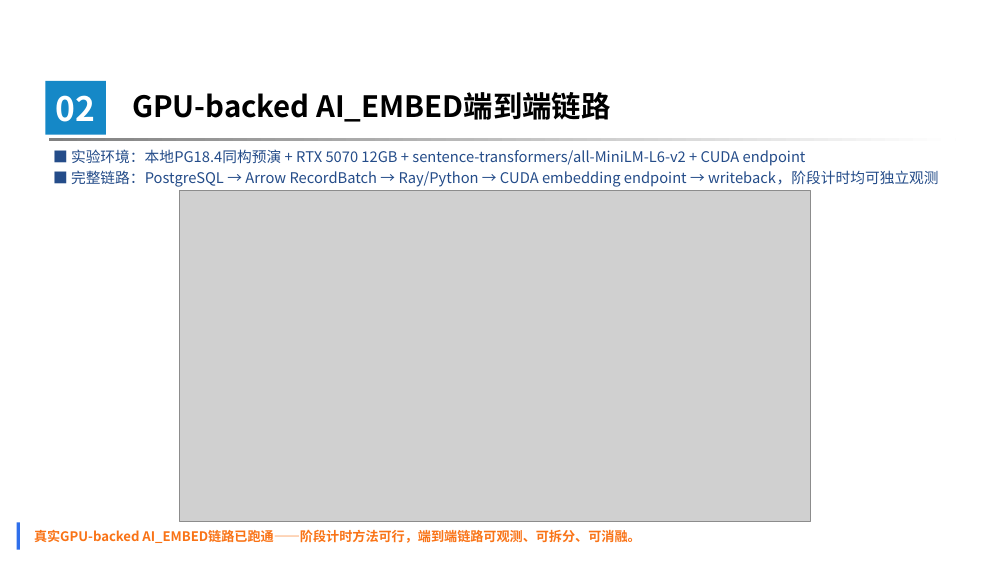
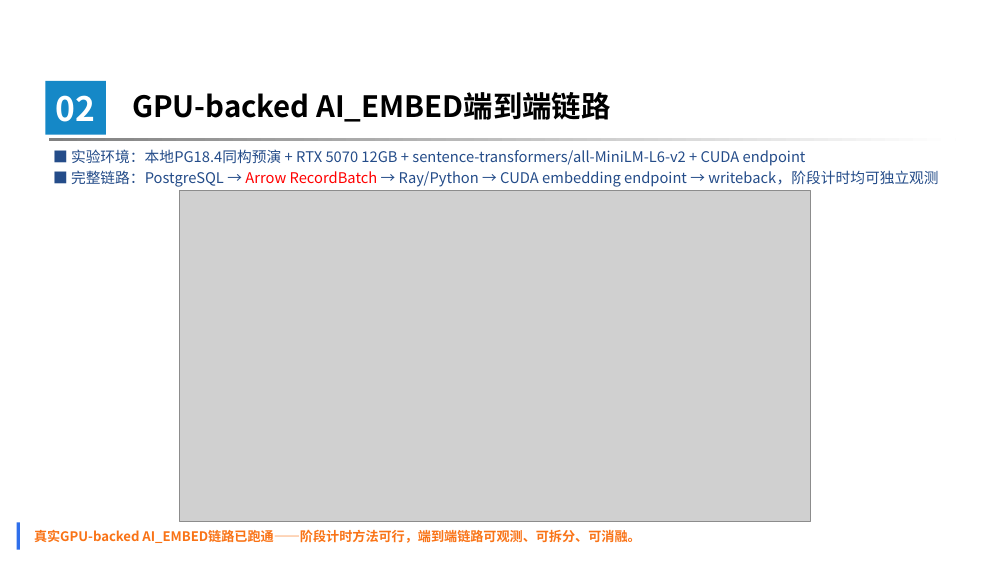
Before and after one commit to 3444374/ai-operator-execution-optimization, a slide deck: slide 7 of opening/slides/opening_defense_20260720_v5.pptx. Drawn at 1008x567 pixels with LibreOffice and Linux fonts; fonts in the diff are those of the drawing; grey boxes stand for pictures; background and template pictures are left out. Boxes give left, top, right and bottom in pixels: in the first picture for what was removed or moved away, otherwise in the second. Text is boxed around its words. In the diff, an @@ line names an element or a change of style, - is before the commit and + after.

```diff
--- a/opening/slides/opening_defense_20260720_v5.pptx
+++ b/opening/slides/opening_defense_20260720_v5.pptx
@@ text at (x1=71, y1=170, x2=938, y2=187): text colour #244C89 to #FF0000 in "Arrow RecordBatch" @@
```
Also in this commit, not shown: 10 other slides changed, 3 slides added, 29 other files.
